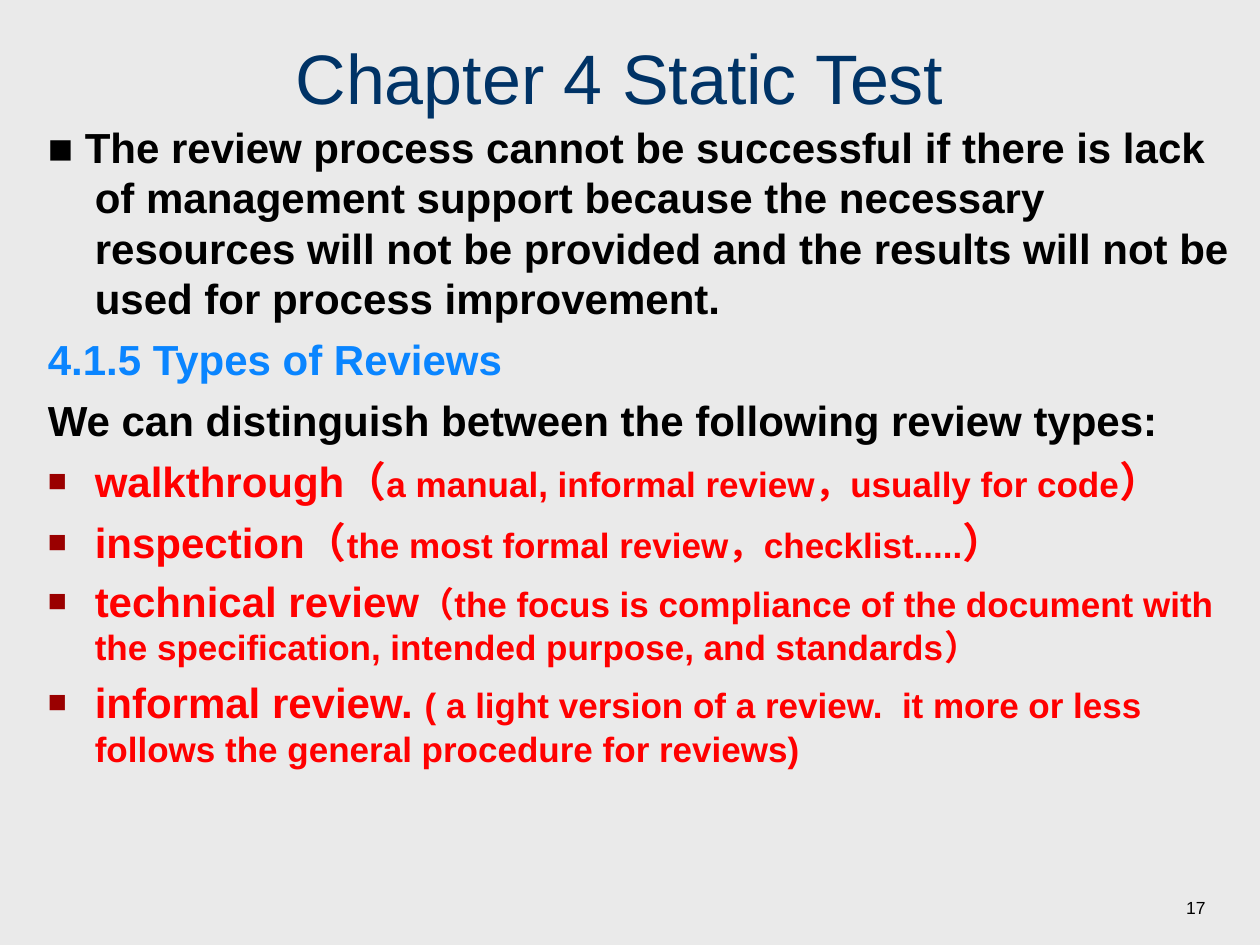
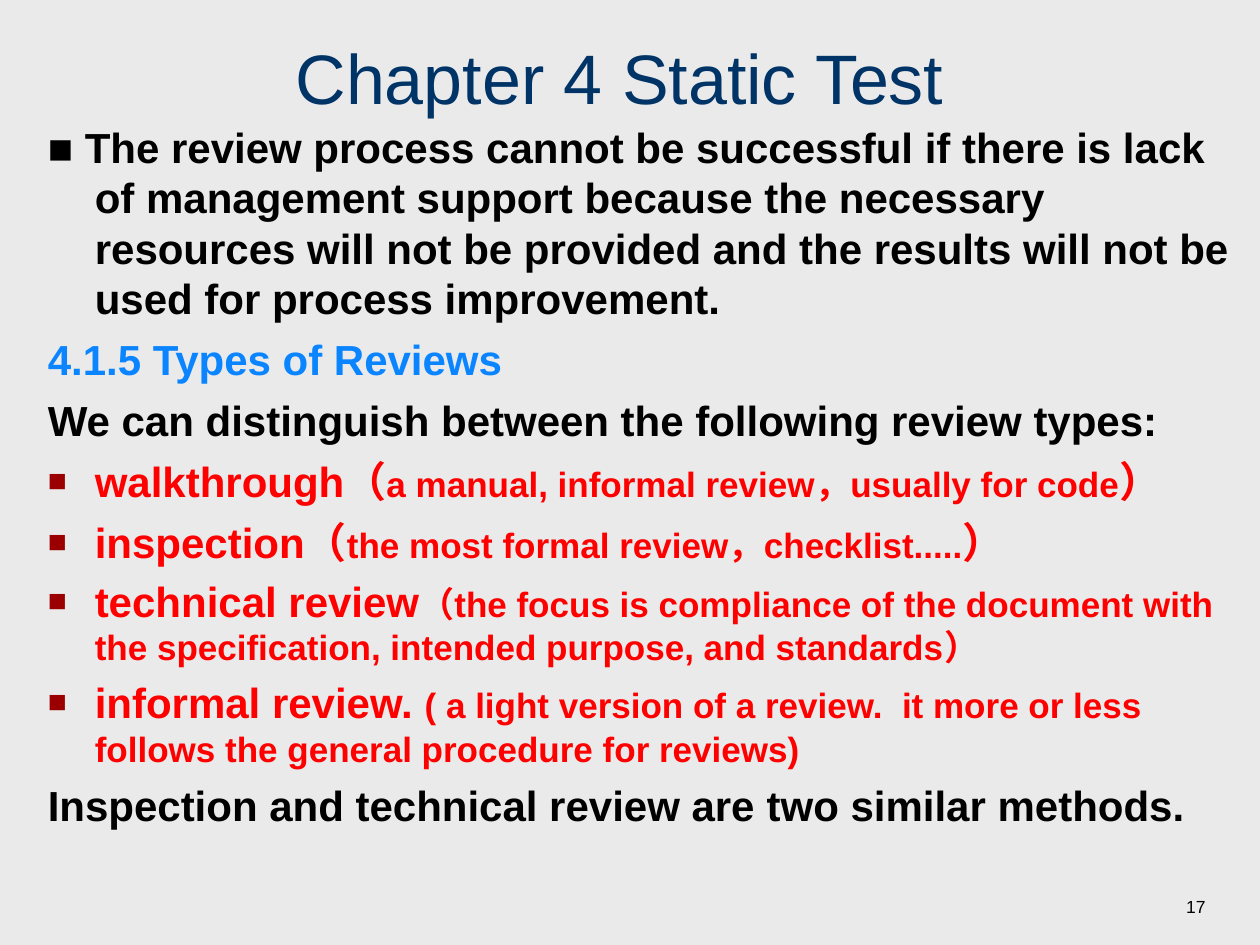
Before and after one commit to wu-hao-ze/All-assignments-and-projects-for-software-engineering-courses-at-Tongji-University, a slide deck: slide 17 of 软件测试/课件/Chapter 4 Static Test.ppt. Drawn at 1260x945 pixels with LibreOffice and Linux fonts; fonts in the diff are those of the drawing. Boxes give left, top, right and bottom in pixels: in the first picture for what was removed or moved away, otherwise in the second. Text is boxed around its words. In the diff, an @@ line names an element or a change of style, - is before the commit and + after.

```diff
--- a/软件测试/课件/Chapter 4 Static Test.ppt
+++ b/软件测试/课件/Chapter 4 Static Test.ppt
@@ text at (48, 790, 1185, 830): paragraph added @@
+Inspection and technical review are two similar methods.
```
Also in this commit, not shown: 14 other slides changed, 27 other files.
